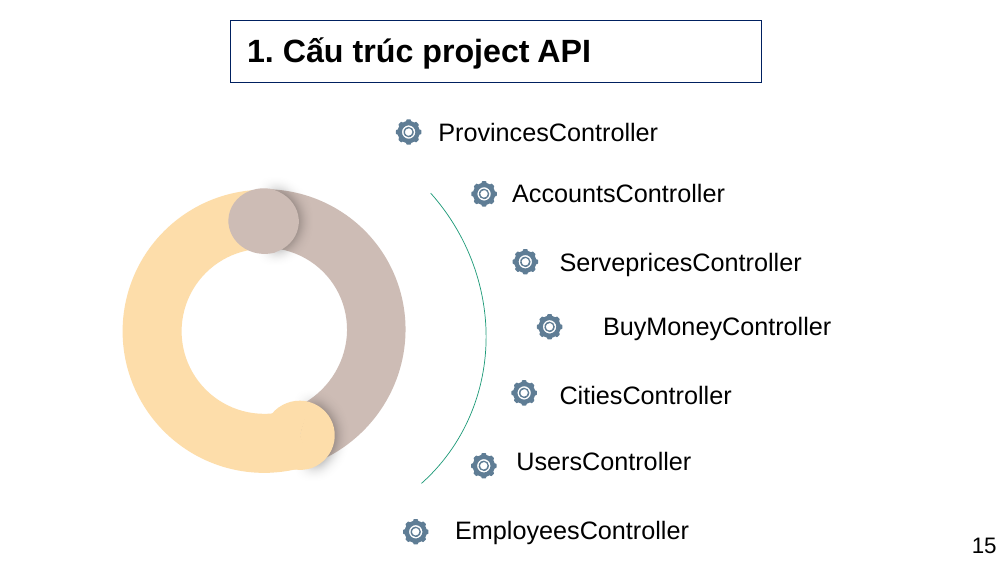
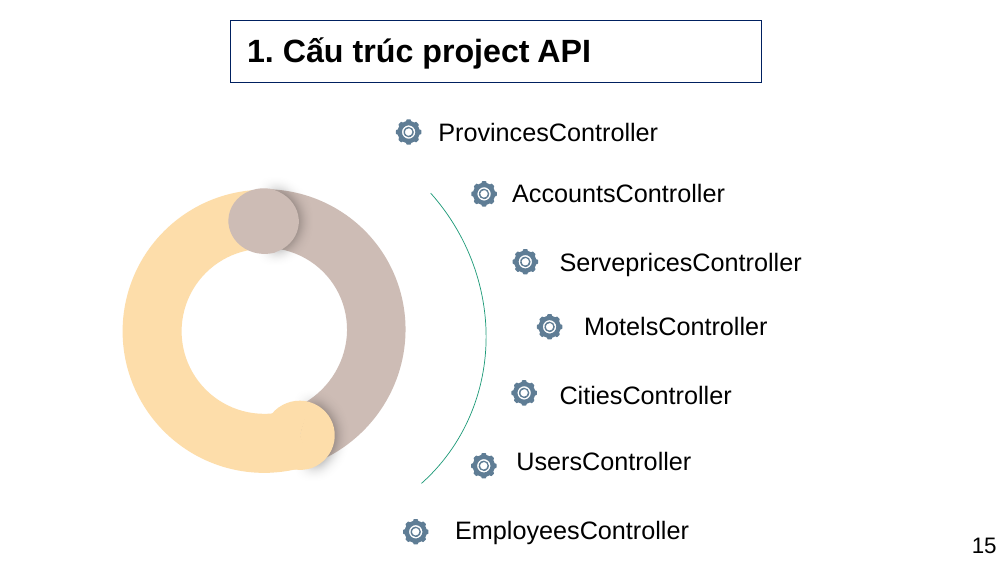
Before and after one commit to PhamHuynhThanhLam/Website_tim_kiem_dang_tin_nha_tro, a slide deck: slide 16 of PPTLCN.pptx. Drawn at 1008x567 pixels with LibreOffice and Linux fonts; fonts in the diff are those of the drawing; background and template pictures are left out. Boxes give left, top, right and bottom in pixels: in the first picture for what was removed or moved away, otherwise in the second. Text is boxed around its words. In the diff, an @@ line names an element or a change of style, - is before the commit and + after.

```diff
--- a/PPTLCN.pptx
+++ b/PPTLCN.pptx
@@ text at (584, 316, 767, 336): text changed @@
-BuyMoneyController
+MotelsController
```
Also in this commit, not shown: 13 other slides changed, 3 slides added, 1 slide removed.
